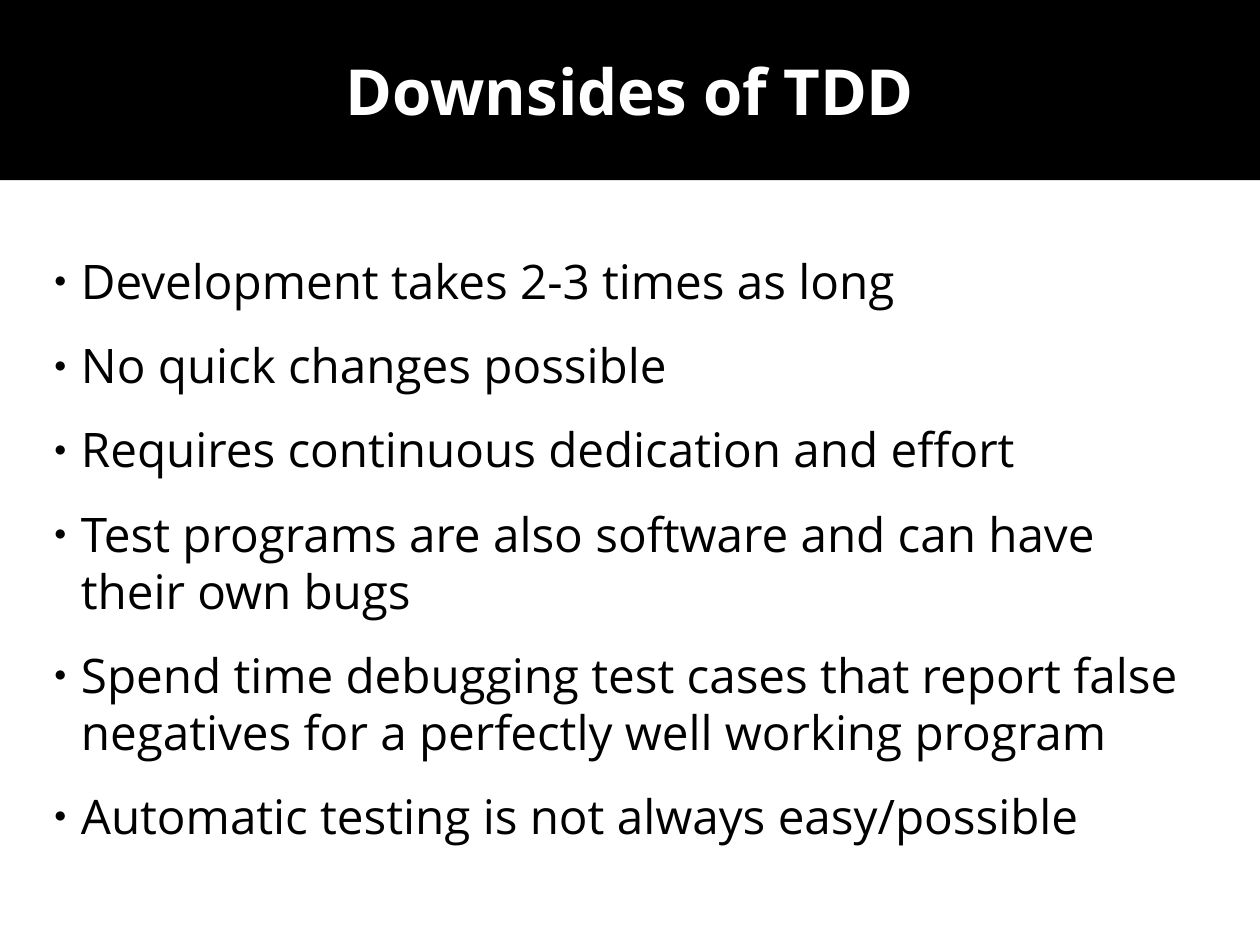
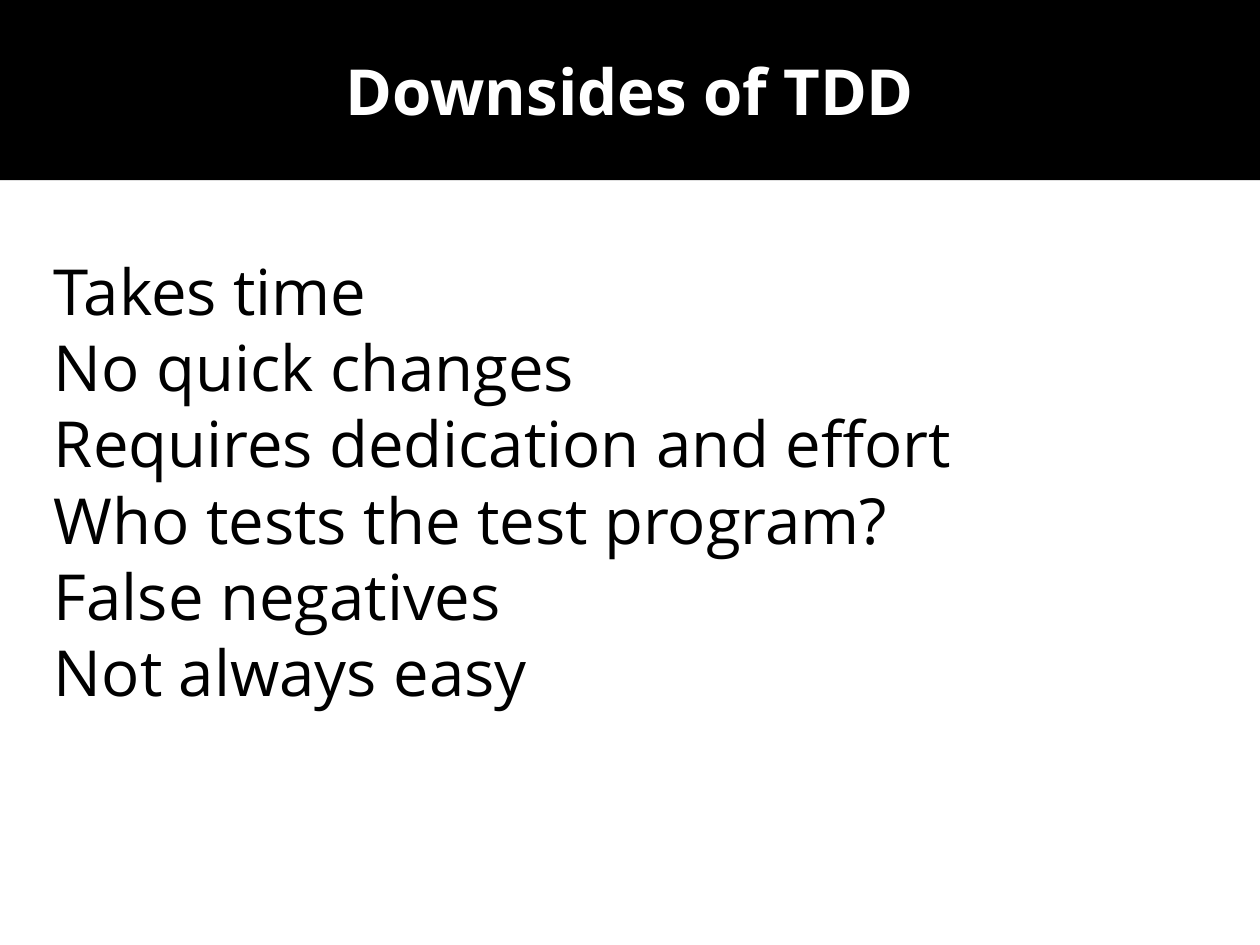
Before and after one commit to wolframroesler/Talks, a slide deck: slide 7 of tdd.odp. Drawn at 1260x945 pixels with LibreOffice and Linux fonts; fonts in the diff are those of the drawing. Boxes give left, top, right and bottom in pixels: in the first picture for what was removed or moved away, otherwise in the second. Text is boxed around its words. In the diff, an @@ line names an element or a change of style, - is before the commit and + after.

Commit message:
Dramatically shorten the text on the slides
This is a talk, not a blog post

```diff
--- a/tdd.odp
+++ b/tdd.odp
@@ text at box(54, 266, 951, 712): text changed; size 30 to 40 pt @@
-● Development takes 2-3 times as long
-● No quick changes possible
-● Requires continuous dedication and effort
-● Test programs are also software and can have their own bugs
-● Spend time debugging test cases that report false negatives for a perfectly well working program
-● Automatic testing is not always easy/possible
+Takes time
+No quick changes
+Requires dedication and effort
+Who tests the test program?
+False negatives
+Not always easy
```
Also in this commit, not shown: 13 other slides changed, 2 slides added.
